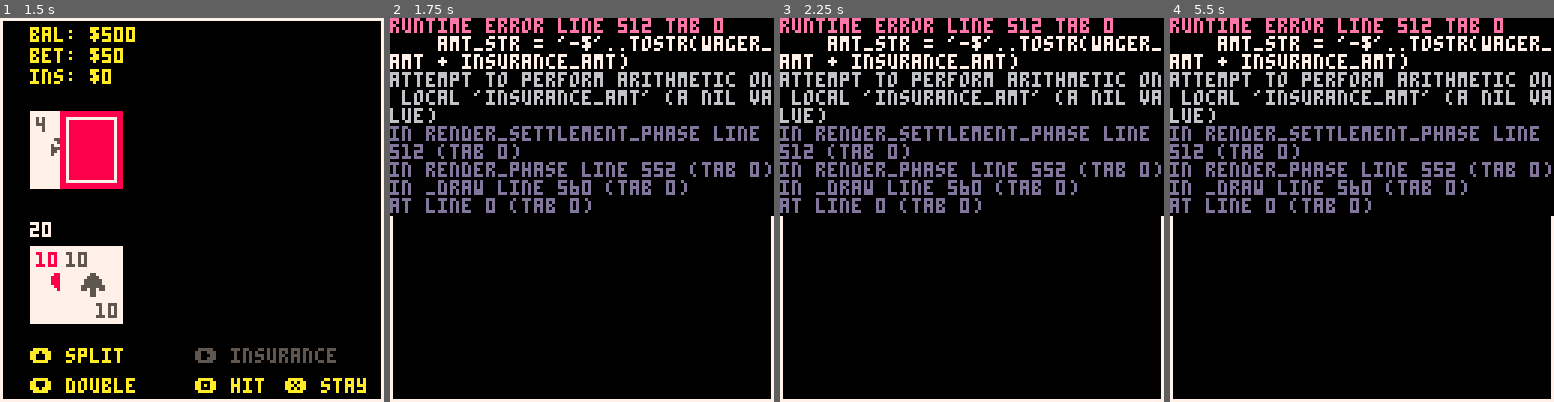
Above: before the commit, frames 1-4 (left to right).
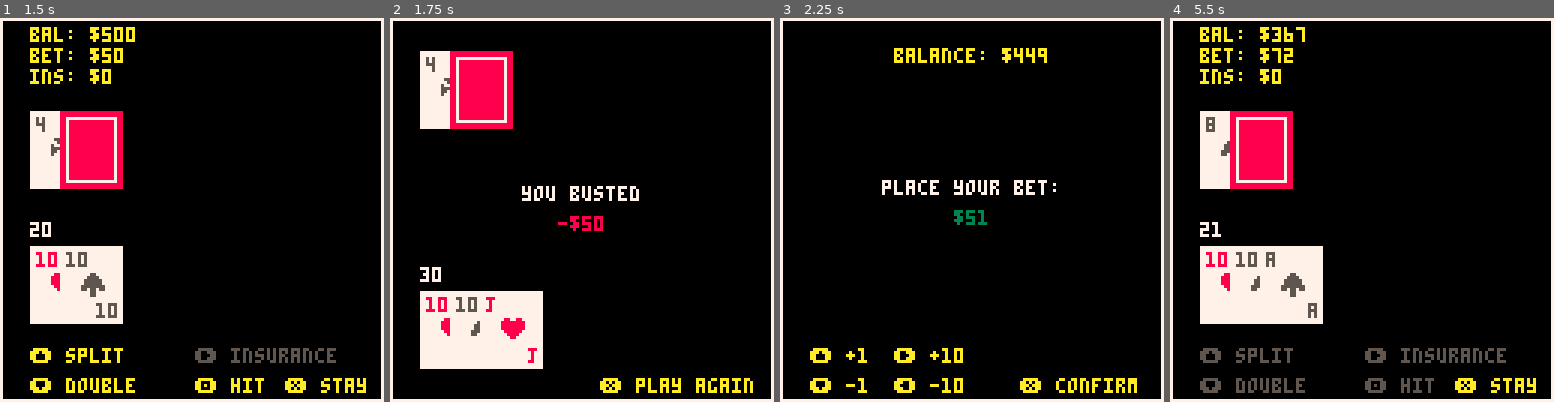
Above: after the commit, the same moments.

Repository: l4nk332/pico_blackjack
Game: PICO-8 cartridge black_jack.p8
Same seed, same stepped clock (60 frames per second), same inputs: the game is played once before the commit and once after it.
Inputs:
- Up to frame 1 (1.5 s): tap X (X key) at 0.33, 1.07 s; tap O (Z key) at 0.7 s
- Up to frame 2 (1.75 s): hold Right from 1.6 s (still down); tap O (Z key) at 1.7 s
- Up to frame 3 (2.25 s): tap X (X key) at 1.85 s; release Right at 2.1 s; tap O (Z key) at 2.1 s; hold Up from 2.15 s (still down)
- Up to frame 4 (5.5 s): release Up at 2.42 s; hold Right 2.47-3.03 s; tap O (Z key) every 0.4 s from 2.5 to 5.3 s; tap X (X key) at 2.97, 4.08, 5.2 s; hold Left 3.08-3.58 s; hold Down 3.63-3.97 s; hold Right 4.02-4.68 s; hold Up 4.73-5.03 s; hold Left from 5.08 s (still down)

Frame 1 is identical in both runs. In frame 2, 25% of the frame differs, in the area x 0-100%, y 0-98%; in frame 3, 16%; in frame 4, 27%.
Error before the commit: runtime error line 512 tab 0; amt_str = '-$'..tostr(wager_amt + insurance_amt); attempt to perform arithmetic on local 'insurance_amt' (a nil value)

Commit message:
Fix small bugs left from refactor. Add logic menu item to reset balance

Diff:
--- a/black_jack.p8
+++ b/black_jack.p8
@@ -249,7 +249,7 @@
         next_wager = min(min(next_wager, max_bet), balance)
 
         -- we do this to set up for next blinds
-        wager = wager_amt
+        if not is_split or #s_hand == 0 then wager = next_wager end
         balance -= next_wager
       end
     else
@@ -497,7 +497,7 @@
 
   local result_clr, amt_str
   local wager_amt = wager
-  local insurance_amt = insurance_amt
+  local insurance_amt = insurance
 
   if is_split then
     wager_amt = wager / 2
@@ -565,6 +565,15 @@
     init_screen()
   end
 end
+
+function reset_balance()
+  dset(0, 0)
+  balance = 500
+  wager = 50
+  reset_play()
+end
+
+menuitem(2, 'reset balance', reset_balance)
 
 __gfx__
 00000000000880000880088000055000055555500000000000000000000000000000000000000000000000000000000000000000000000000000000000000000
